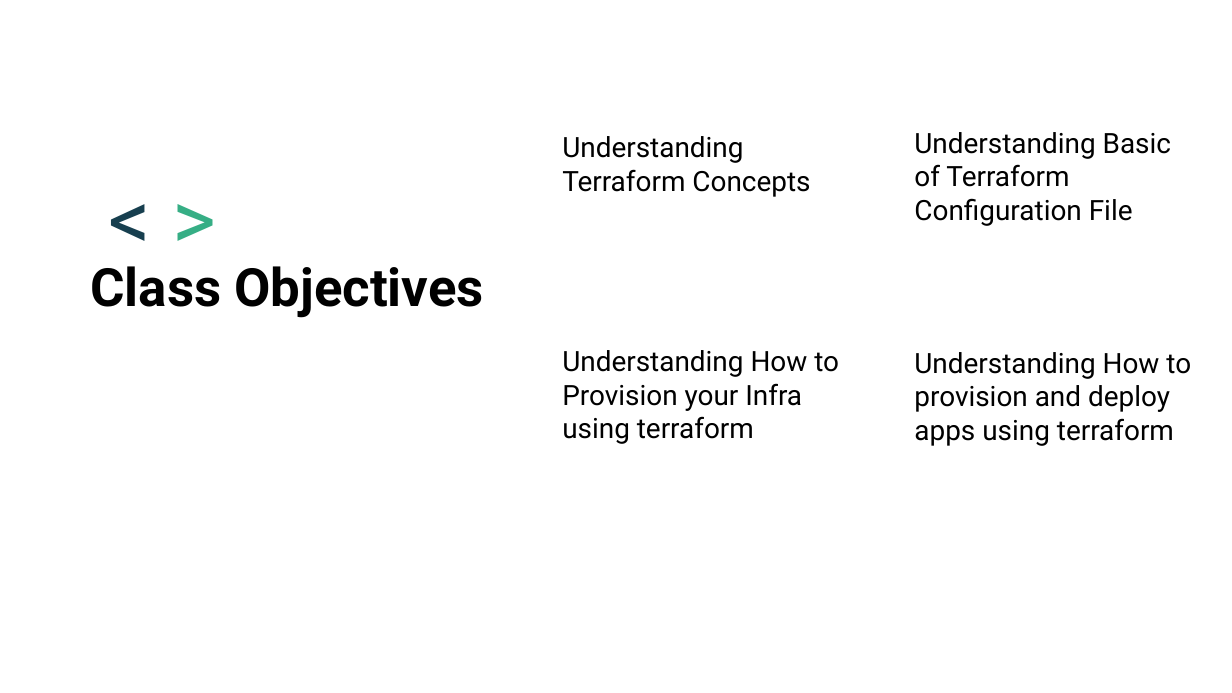
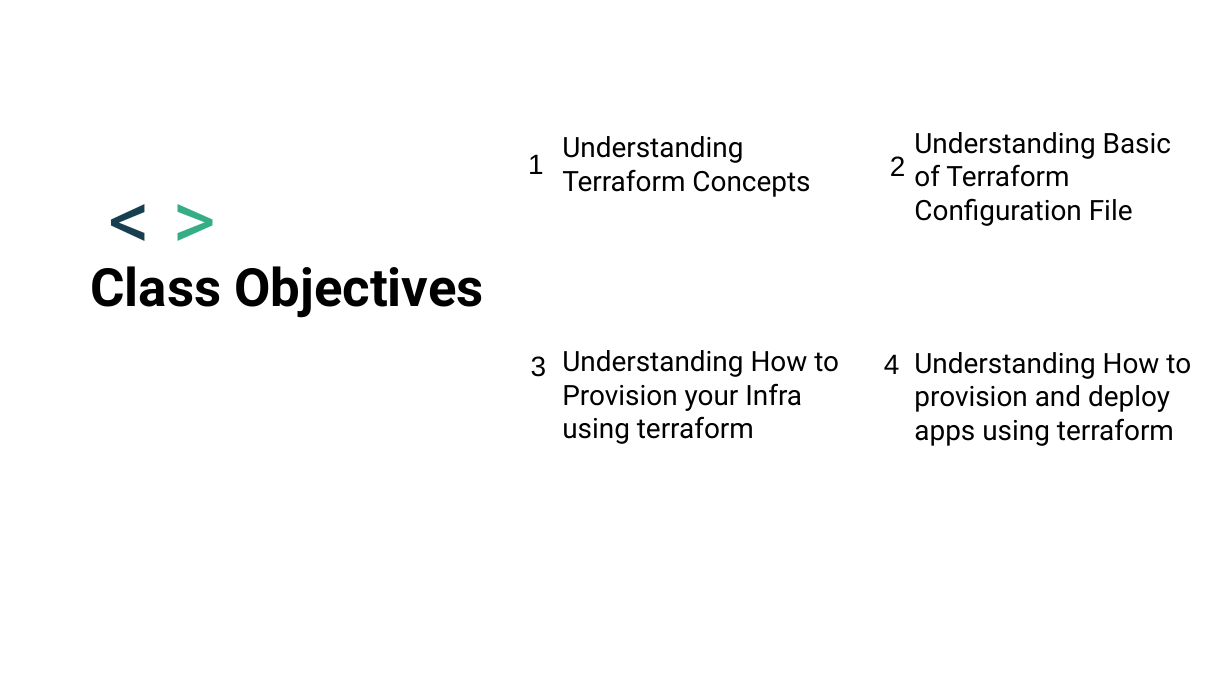
Before and after one commit to dhenandi/osas19-terraform, a slide deck: slide 2 of presentation/openSUSE Deployment on Linode using Terraform - Dhenandi Putra - oSAS19.odp. Drawn at 1232x693 pixels with LibreOffice and Linux fonts; fonts in the diff are those of the drawing; background and template pictures are left out. Boxes give left, top, right and bottom in pixels: in the first picture for what was removed or moved away, otherwise in the second. Text is boxed around its words. In the diff, an @@ line names an element or a change of style, - is before the commit and + after.

```diff
--- a/presentation/openSUSE Deployment on Linode using Terraform - Dhenandi Putra - oSAS19.odp
+++ b/presentation/openSUSE Deployment on Linode using Terraform - Dhenandi Putra - oSAS19.odp
@@ text added at (x1=528, y1=154, x2=544, y2=174), 18 pt, text #000000 @@
+1
@@ text added at (x1=890, y1=156, x2=906, y2=176), 18 pt, text #000000 @@
+2
@@ text added at (x1=531, y1=356, x2=547, y2=377), 18 pt, text #000000 @@
+3
@@ text added at (x1=884, y1=354, x2=900, y2=374), 18 pt, text #000000 @@
+4
```
Also in this commit, not shown: 2 other slides changed, 9 slides added, 6 other files.
